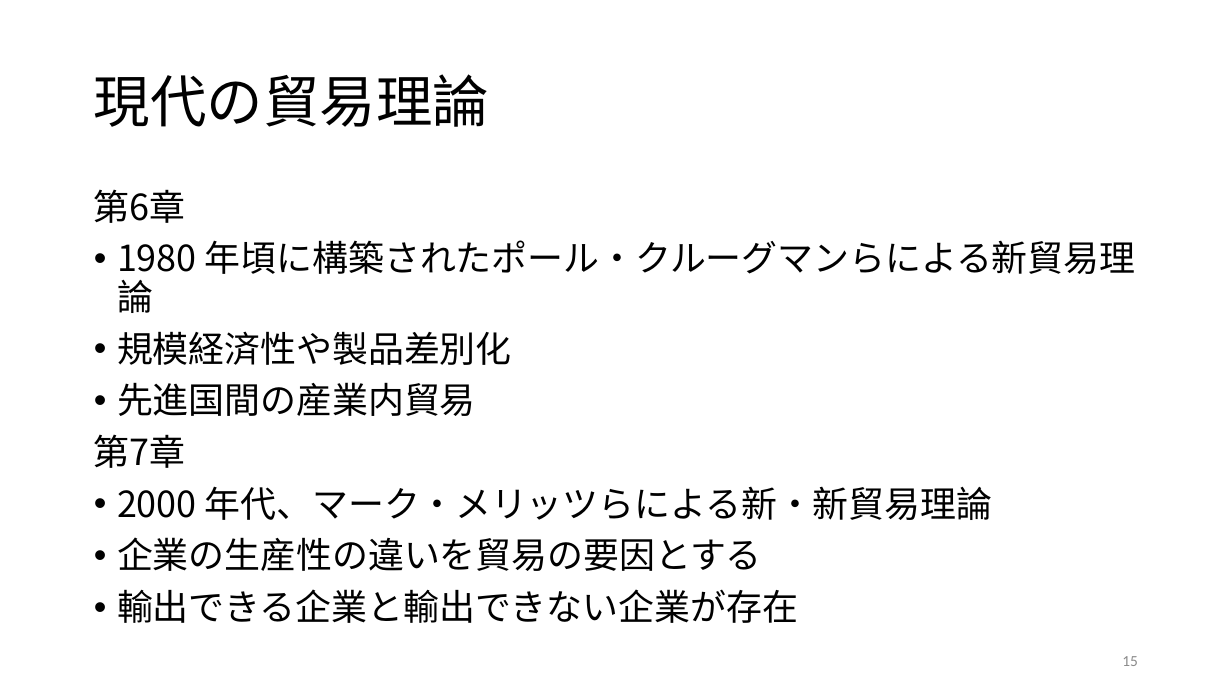
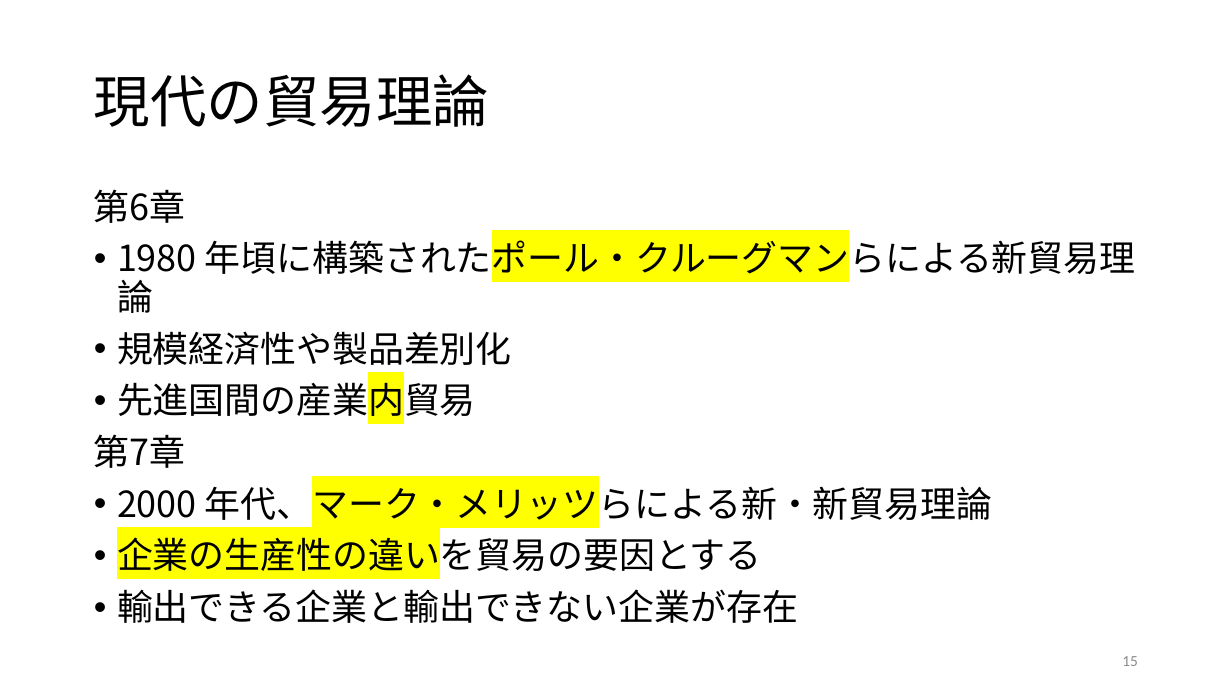
Before and after one commit to ayumu-tanaka/mof2025, a slide deck: slide 15 of slides/00国際経済学は社会にどう役立つか.pptx. Drawn at 1232x693 pixels with LibreOffice and Linux fonts; fonts in the diff are those of the drawing. Boxes give left, top, right and bottom in pixels: in the first picture for what was removed or moved away, otherwise in the second. Text is boxed around its words. In the diff, an @@ line names an element or a change of style, - is before the commit and + after.

```diff
--- a/slides/00国際経済学は社会にどう役立つか.pptx
+++ b/slides/00国際経済学は社会にどう役立つか.pptx
@@ text at (117,235,1136,578): highlight none to #FFFF00 in "年頃に構築されたポール・クルーグマンらによる新貿易理論", "先進国間の産業内貿易", "年代、マーク・メリッツらによる新・新貿易理論", "企業の生産性の違いを貿易の要因とする" @@
```
Also in this commit, not shown: 1 other slide changed, 5 other files.
